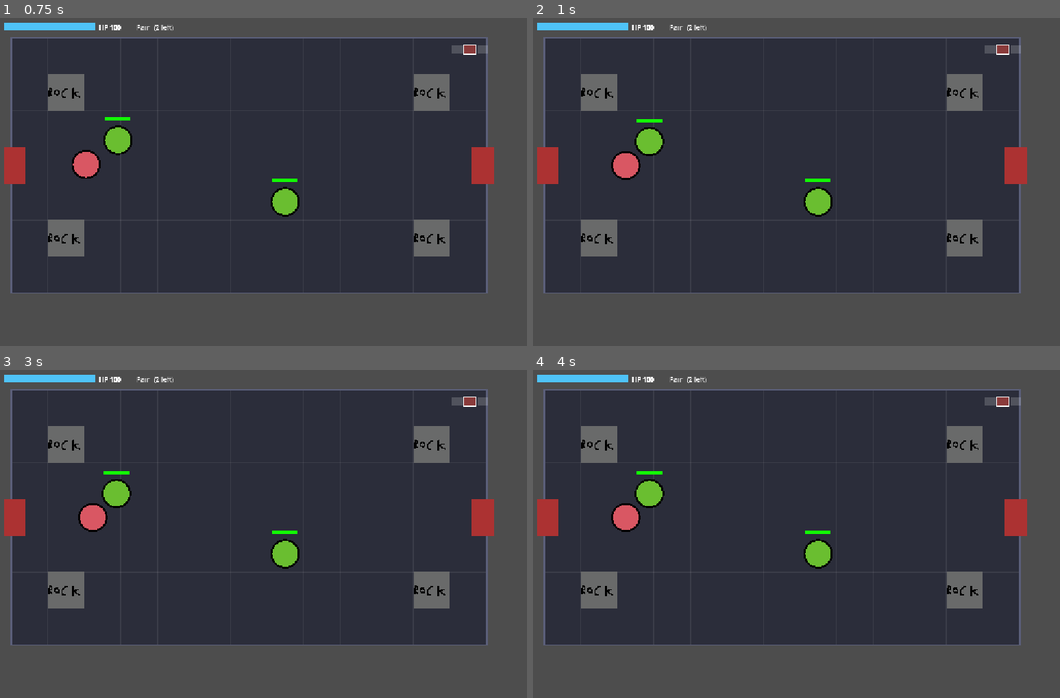
Above: before the commit, frames 1-4 (two rows, left to right).
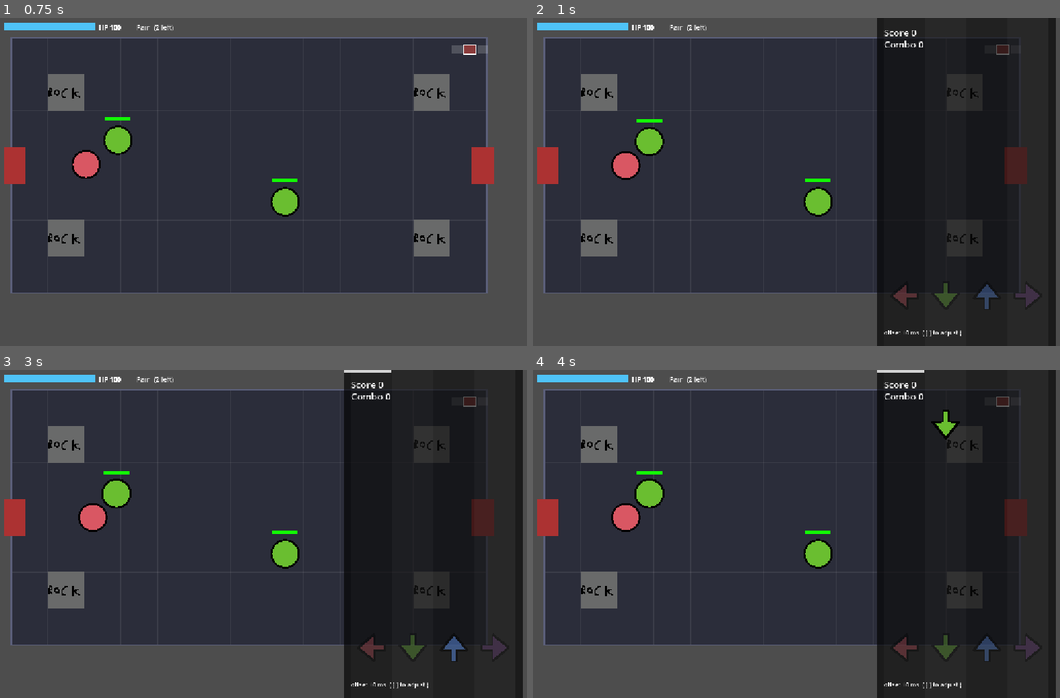
Above: after the commit, the same moments.

Repository: A41K/Rhythm-Game
Game: Godot game, scene res://scenes/room.tscn
The game is run twice, just before and just after one commit, with the same random seed, the same clock (stepped at 60 frames per second) and the same inputs.
Inputs (mouse positions are in pixels of both pictures, inside the frame that each line leads up to):
- Up to frame 1 (0.75 s): tap Enter at 0.5 s; move the mouse to (379, 165) at 0.52 s; hold Right (ui_right) from 0.53 s (still down); tap Alt at 0.6 s; click (379, 165) at 0.67 s
- Up to frame 2 (1 s): keep holding Right (ui_right)
- Up to frame 3 (3 s): tap Space at 1.25, 2.75 s; move the mouse to (147, 550) at 1.27 s; release Right (ui_right) at 1.28 s; hold Down (ui_down) 1.28-2.03 s; tap Shift at 1.35 s; tap Enter at 2 s; move the mouse to (316, 461) at 2.02 s; hold Right (ui_right) 2.03-2.78 s; tap F at 2.1 s; move the mouse to (231, 599) at 2.77 s; hold Up (ui_up) from 2.78 s (still down); tap J at 2.85 s; click (231, 599) at 2.92 s
- Up to frame 4 (4 s): move the mouse to (954, 583) at 3.52 s; release Up (ui_up) at 3.53 s; hold Left (ui_left) from 3.53 s (still down); tap K at 3.6 s

Frame 1 is identical in both runs. In frame 2, 27% of the frame differs, in the area x 65-100%, y 0-100%; in frame 3, 27%; in frame 4, 28%, in the area x 19-100%, y 0-100%.
Error before the commit: Invalid assignment of property or key 'hold' with value of type 'bool' on a base object of type 'CharacterBody2D (Enemy)'. (res://scripts/room.gd:429)

Commit message:
v0.027 / Fixed some bugs
- Found some bugs while playtesting the new version. They were all fixed (hope so)

Diff:
--- a/rhythm-game/scripts/enemy.gd
+++ b/rhythm-game/scripts/enemy.gd
@@ -25,6 +25,7 @@
 var looking_left: bool = false
 var path_to: Callable = Callable()
 var random_point: Callable = Callable()
+var hold: bool = false
 
 
 func _ready() -> void:
@@ -58,6 +59,10 @@
 		if to_target.length() < aggro_radius:
 			velocity = to_target.normalized() * chase_speed
 	move_and_slide()
+	if hold:
+		velocity = Vector2.ZERO
+		move_and_slide()
+		return
 
 
 func _process(delta: float) -> void:
--- a/rhythm-game/scripts/room.gd
+++ b/rhythm-game/scripts/room.gd
@@ -401,7 +401,6 @@
 				_use_door(side)
 				return
 
-
 func _process(delta: float) -> void:
 	for p in popups:
 		p["pos"] = (p["pos"] as Vector2) + Vector2(0, -45.0 * delta)
Not shown, changed: index.pck
